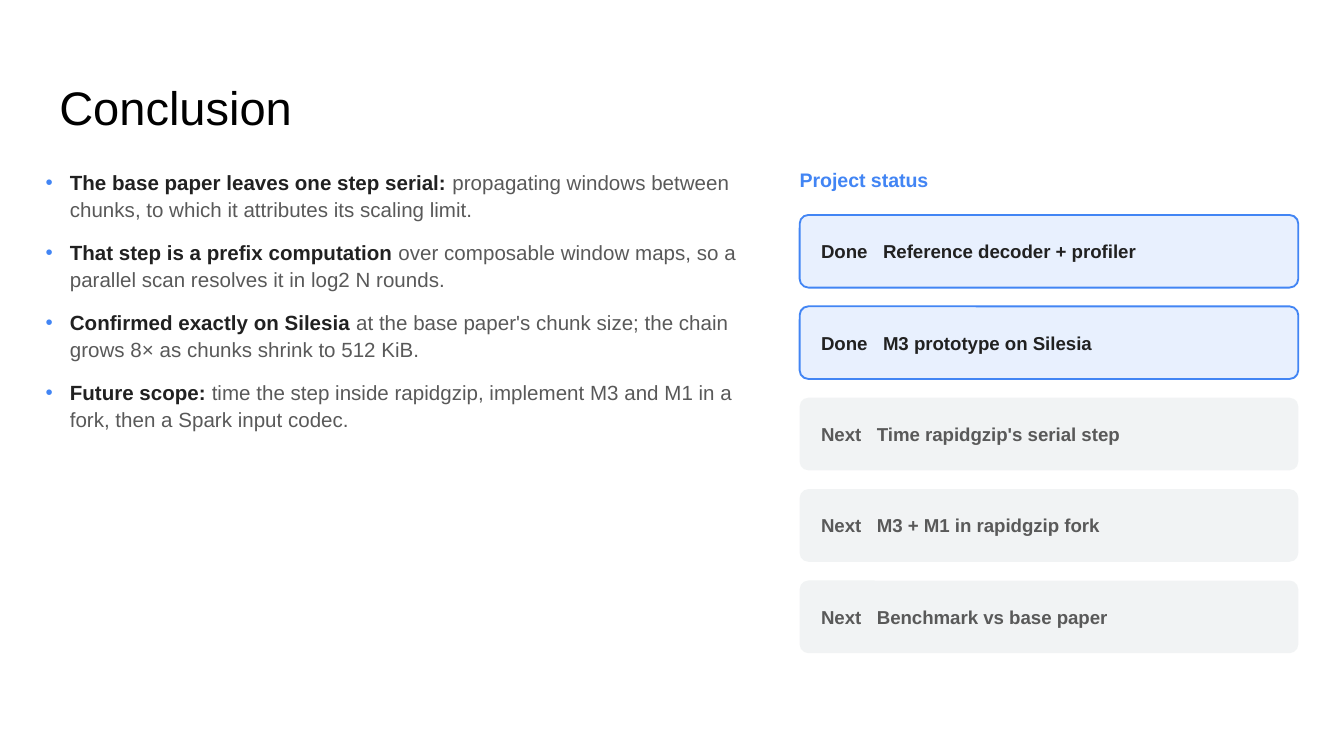
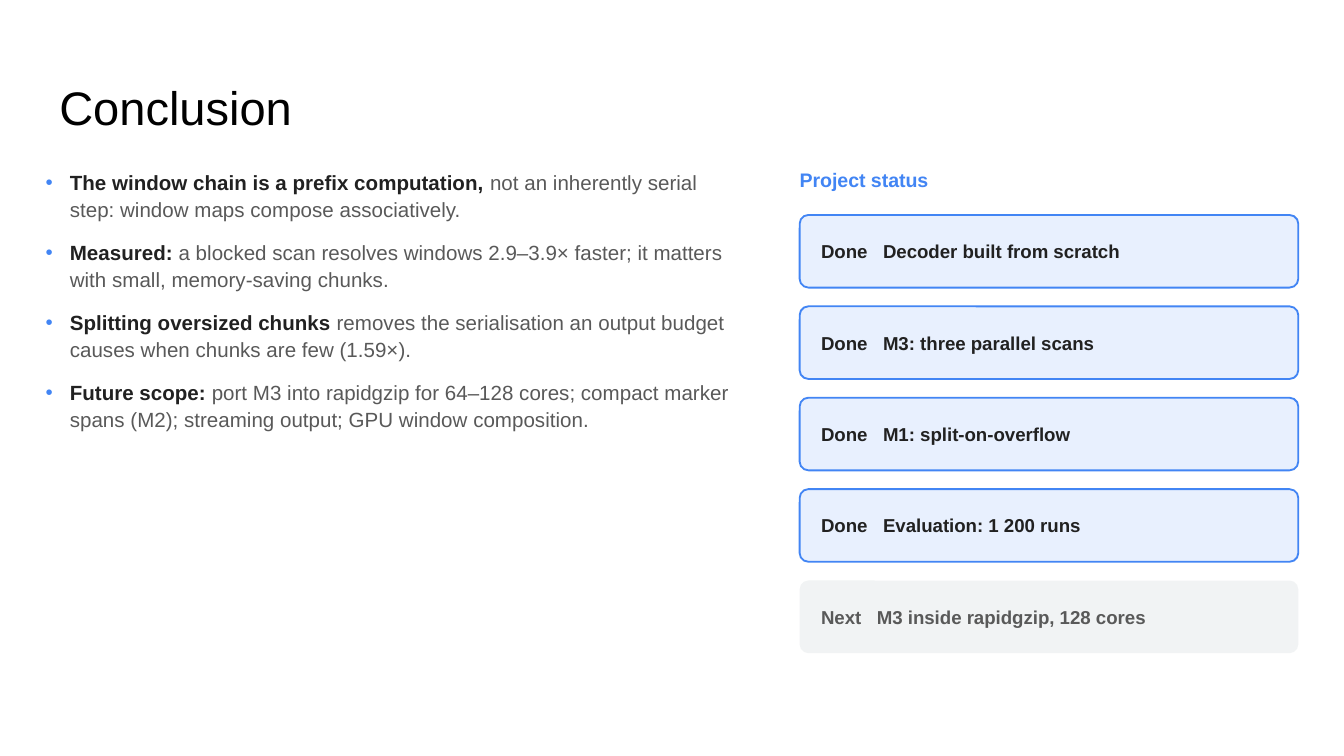
Before and after one commit to DarkDS13/riptide, a slide deck: slide 8 of docs/final/riptide_final_presentation.pptx. Drawn at 1344x756 pixels with LibreOffice and Linux fonts; fonts in the diff are those of the drawing. Boxes give left, top, right and bottom in pixels: in the first picture for what was removed or moved away, otherwise in the second. Text is boxed around its words. In the diff, an @@ line names an element or a change of style, - is before the commit and + after.

Commit message:
Fill the final presentation with measured results
Replace the prototype results and the to-be-measured cells with the
evaluation: correctness and scaling, window resolution across chunk
sizes, split-on-overflow and the comparison table, and update the block
diagram, achievements and conclusion to the implemented system.

```diff
--- a/docs/final/riptide_final_presentation.pptx
+++ b/docs/final/riptide_final_presentation.pptx
@@ text at [70, 175, 728, 432]: text changed @@
-• The base paper leaves one step serial: propagating windows between chunks, to which it attributes its scaling limit.
-• That step is a prefix computation over composable window maps, so a parallel scan resolves it in log2 N rounds.
-• Confirmed exactly on Silesia at the base paper's chunk size; the chain grows 8× as chunks shrink to 512 KiB.
-• Future scope: time the step inside rapidgzip, implement M3 and M1 in a fork, then a Spark input codec.
+• The window chain is a prefix computation, not an inherently serial step: window maps compose associatively.
+• Measured: a blocked scan resolves windows 2.9–3.9× faster; it matters with small, memory-saving chunks.
+• Splitting oversized chunks removes the serialisation an output budget causes when chunks are few (1.59×).
+• Future scope: port M3 into rapidgzip for 64–128 cores; compact marker spans (M2); streaming output; GPU window composition.
@@ text in rounded rectangle at [821, 244, 1119, 258]: text changed @@
-Done Reference decoder + profiler
+Done Decoder built from scratch
@@ text in rounded rectangle at [821, 336, 1094, 354]: text changed @@
-Done M3 prototype on Silesia
+Done M3: three parallel scans
@@ rounded rectangle "Done M1: split-on-overflow" at [800, 398, 1298, 470]: fill #F1F3F4 to #E8F0FE; outline none to #4285F4 1 pt @@
@@ text in rounded rectangle at [821, 427, 1070, 445]: text changed; text colour #595959 to #212121 @@
-Next Time rapidgzip's serial step
+Done M1: split-on-overflow
@@ rounded rectangle "Done Evaluation: 1 200 runs" at [800, 489, 1298, 562]: fill #F1F3F4 to #E8F0FE; outline none to #4285F4 1 pt @@
@@ text in rounded rectangle at [821, 518, 1080, 532]: text changed; text colour #595959 to #212121 @@
-Next M3 + M1 in rapidgzip fork
+Done Evaluation: 1 200 runs
@@ text in rounded rectangle at [821, 610, 1146, 628]: text changed @@
-Next Benchmark vs base paper
+Next M3 inside rapidgzip, 128 cores
```
Also in this commit, not shown: 5 other slides changed, 1 slide added, 1 slide removed.
